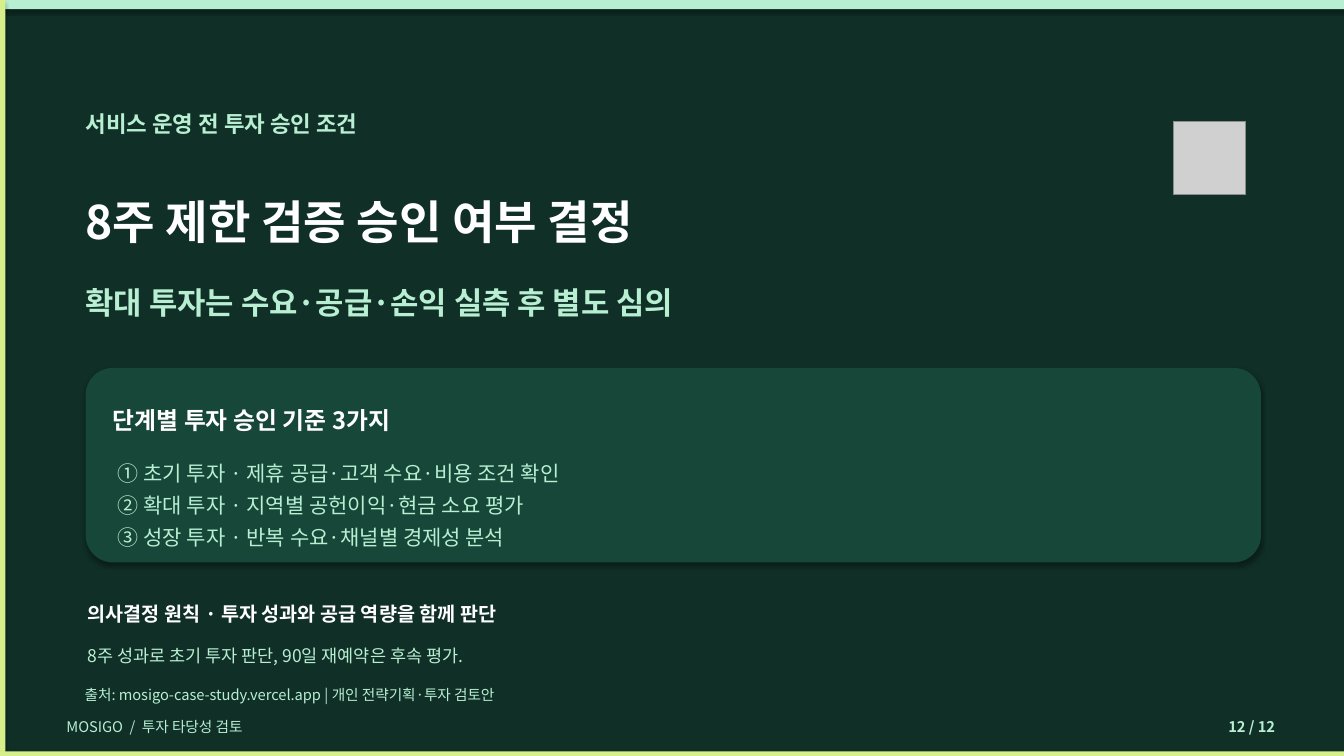
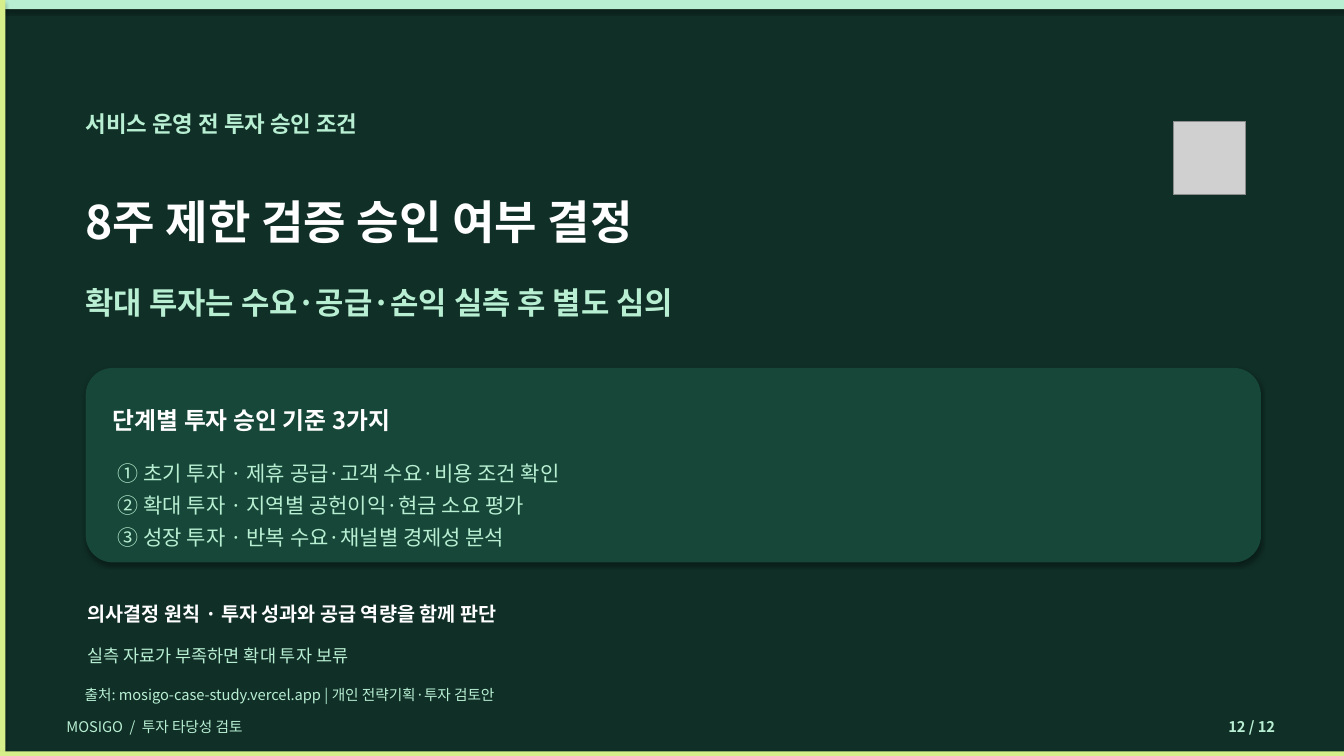
Before and after one commit to dohyunkimmm/mosigo-case-study, a slide deck: slide 12 of downloads/MOSIGO_IR_Investment_Review_12slides.pptx. Drawn at 1344x756 pixels with LibreOffice and Linux fonts; fonts in the diff are those of the drawing; grey boxes stand for pictures. Boxes give left, top, right and bottom in pixels: in the first picture for what was removed or moved away, otherwise in the second. Text is boxed around its words. In the diff, an @@ line names an element or a change of style, - is before the commit and + after.

Commit message:
본문·발표자료 중복 정리 및 목적별 설명 개선 (#200)
* 본문과 발표자료의 반복 표현 정리 및 역할별 설명 개선

* 공개 자료와 페이지 탐색 문구 동기화

* 본문과 발표자료의 반복 표현 정리 및 역할별 설명 개선

```diff
--- a/downloads/MOSIGO_IR_Investment_Review_12slides.pptx
+++ b/downloads/MOSIGO_IR_Investment_Review_12slides.pptx
@@ text at [88, 647, 348, 664]: text changed @@
-8주 성과로 초기 투자 판단, 90일 재예약은 후속 평가.
+실측 자료가 부족하면 확대 투자 보류
```
Also in this commit, not shown: 2 other slides changed, 21 other files.
